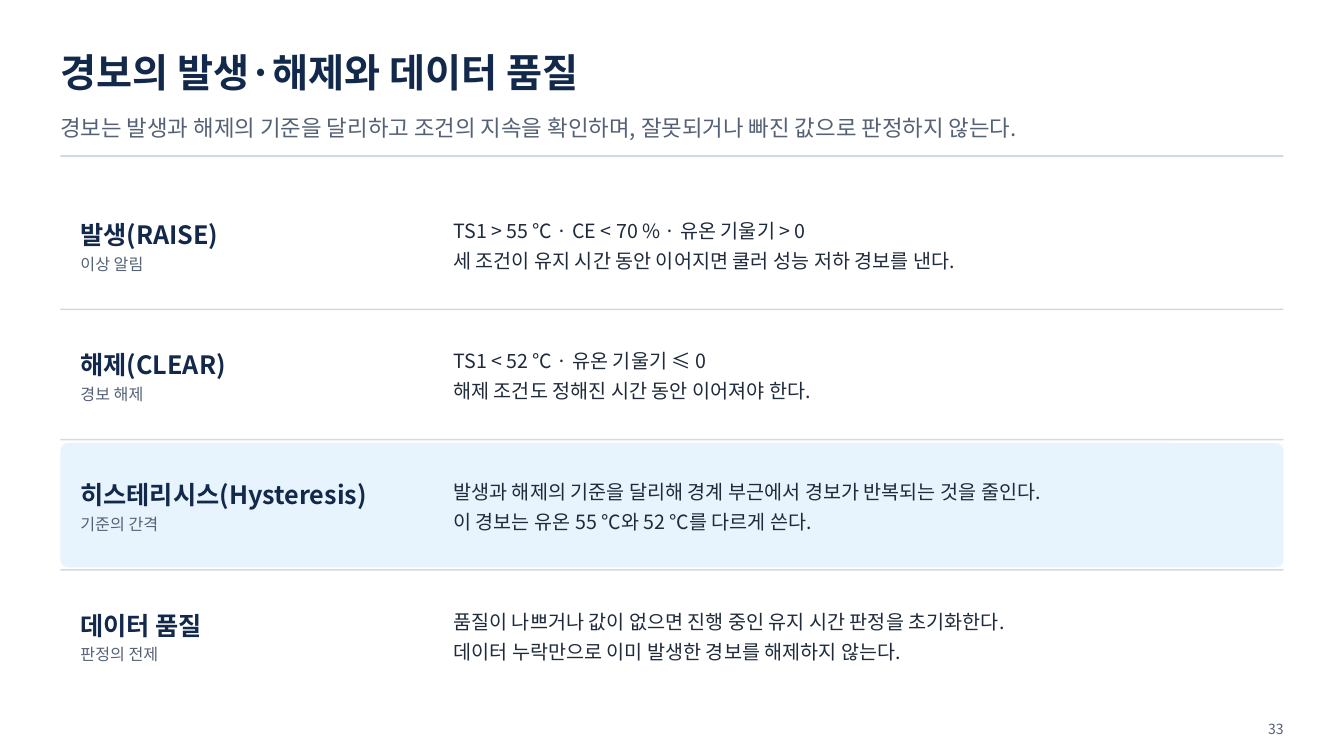
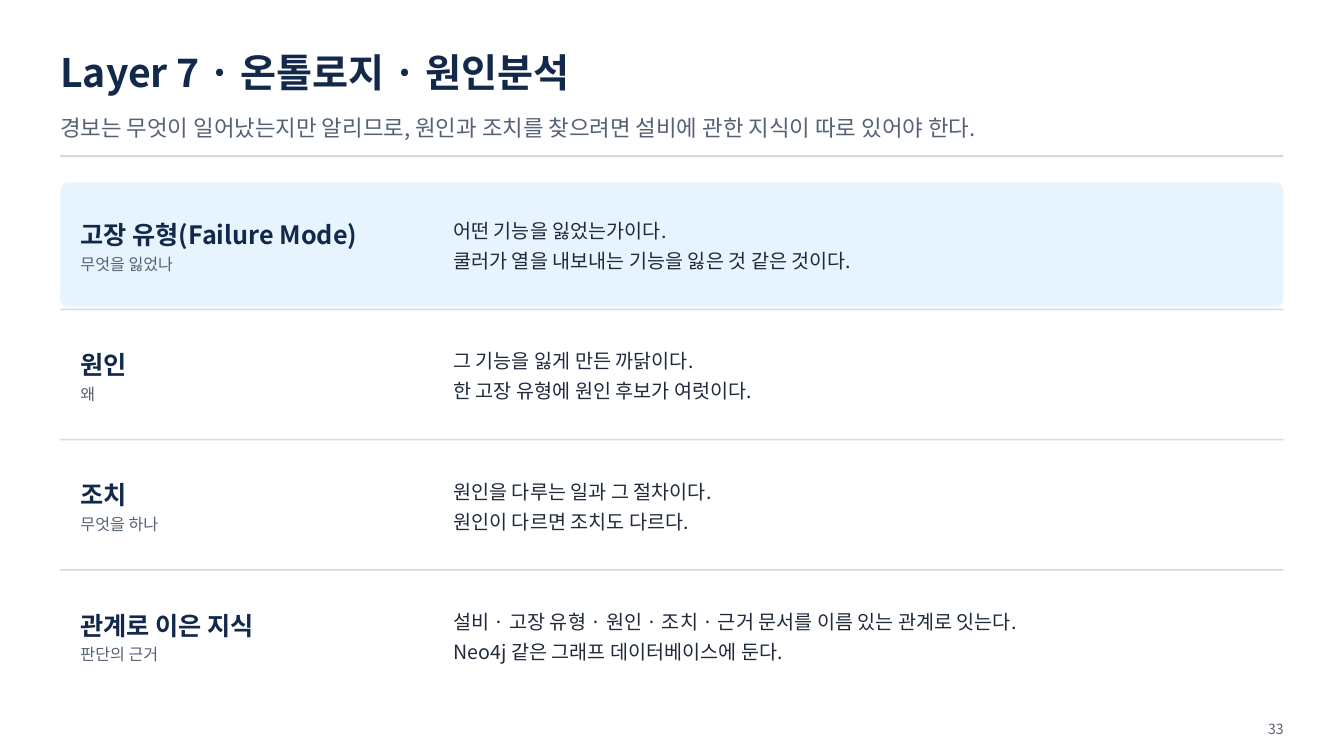
Before and after one commit to uengine-oss/hyd-iot-edu, a slide deck: slide 33 of workspace/강의제작/산출물/통합반/이론/01회차/통합반_01일차.pptx. Drawn at 1344x756 pixels with LibreOffice and Linux fonts; fonts in the diff are those of the drawing. Boxes give left, top, right and bottom in pixels: in the first picture for what was removed or moved away, otherwise in the second. Text is boxed around its words. In the diff, an @@ line names an element or a change of style, - is before the commit and + after.

Commit message:
1회차 이론 02편 덱 확정(사용자 확정): 현업 구조 1~9층을 층마다 역할 · 요소와 관계 · 필요성 · 넘기는 것으로, 우리 시스템 구현 · 깊은 내부 세부 뺌, 리니지는 흐름 한 장, 추적성 장 뺌, 새 삽화 5장(PLC 스캔 고리 · 점대점과 브로커 · 이벤트 로그 띠 · 배치와 스트림 · 시계열 구간). 13~46(34장) → 13~43(31장), 뒤 장 번호 -3(덱 · 03편 대본 머리 · 구성), 확정 PPTX는 세 장 빼고 13~43만 장교체, 장 번호 글자 맞춤. 02편 대본은 다음 커밋에서 새로 씀(판본검사의 02편 덮음은 그때 맞음)

```diff
--- a/workspace/강의제작/산출물/통합반/이론/01회차/통합반_01일차.pptx
+++ b/workspace/강의제작/산출물/통합반/이론/01회차/통합반_01일차.pptx
@@ text at <box>60,54,570,96</box>: text changed @@
-경보의 발생·해제와 데이터 품질
+Layer 7 · 온톨로지 · 원인분석
@@ text at <box>60,117,975,140</box>: text changed @@
-경보는 발생과 해제의 기준을 달리하고 조건의 지속을 확인하며, 잘못되거나 빠진 값으로 판정하지 않는다.
+경보는 무엇이 일어났는지만 알리므로, 원인과 조치를 찾으려면 설비에 관한 지식이 따로 있어야 한다.
@@ rounded rectangle: place and size @@
-rounded rectangle at <box>60,443,1284,567</box>
+rounded rectangle at <box>60,182,1284,307</box>
@@ text at <box>80,222,358,271</box>: text changed @@
-발생(RAISE)
-이상 알림
+고장 유형(Failure Mode)
+무엇을 잃었나
@@ text at <box>453,221,852,270</box>: text changed @@
-TS1 > 55 ℃ · CE < 70 % · 유온 기울기 > 0
-세 조건이 유지 시간 동안 이어지면 쿨러 성능 저하 경보를 낸다.
+어떤 기능을 잃었는가이다.
+쿨러가 열을 내보내는 기능을 잃은 것 같은 것이다.
@@ text at <box>80,353,126,402</box>: text changed @@
-해제(CLEAR)
-경보 해제
+원인
+왜
@@ text at <box>453,351,752,400</box>: text changed @@
-TS1 < 52 ℃ · 유온 기울기 ≤ 0
-해제 조건도 정해진 시간 동안 이어져야 한다.
+그 기능을 잃게 만든 까닭이다.
+한 고장 유형에 원인 후보가 여럿이다.
@@ text at <box>80,483,159,532</box>: text changed; size 18 to 11.5 pt; text colour #13294B to #556175; bold off @@
-히스테리시스(Hysteresis)
-기준의 간격
+조치
+무엇을 하나
@@ text at <box>453,482,712,531</box>: text changed @@
-발생과 해제의 기준을 달리해 경계 부근에서 경보가 반복되는 것을 줄인다.
-이 경보는 유온 55 ℃와 52 ℃를 다르게 쓴다.
+원인을 다루는 일과 그 절차이다.
+원인이 다르면 조치도 다르다.
@@ text at <box>80,614,254,662</box>: text changed @@
-데이터 품질
-판정의 전제
+관계로 이은 지식
+판단의 근거
@@ text at <box>453,612,1017,664</box>: text changed @@
-품질이 나쁘거나 값이 없으면 진행 중인 유지 시간 판정을 초기화한다.
-데이터 누락만으로 이미 발생한 경보를 해제하지 않는다.
+설비 · 고장 유형 · 원인 · 조치 · 근거 문서를 이름 있는 관계로 잇는다.
+Neo4j 같은 그래프 데이터베이스에 둔다.
```
Also in this commit, not shown: 52 other slides changed, 15 slides added, 18 slides removed, 10 other files.
